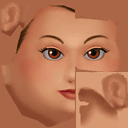
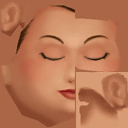
Two versions of the same layered image (w=128, h=128). Layer-by-layer changes:
removed layer "图层 1" over <box>38,44,65,57</box>
removed layer "face2 副本" over <box>0,0,128,128</box>
added layer "face3 副本" above "face3" over <box>0,0,128,128</box>
